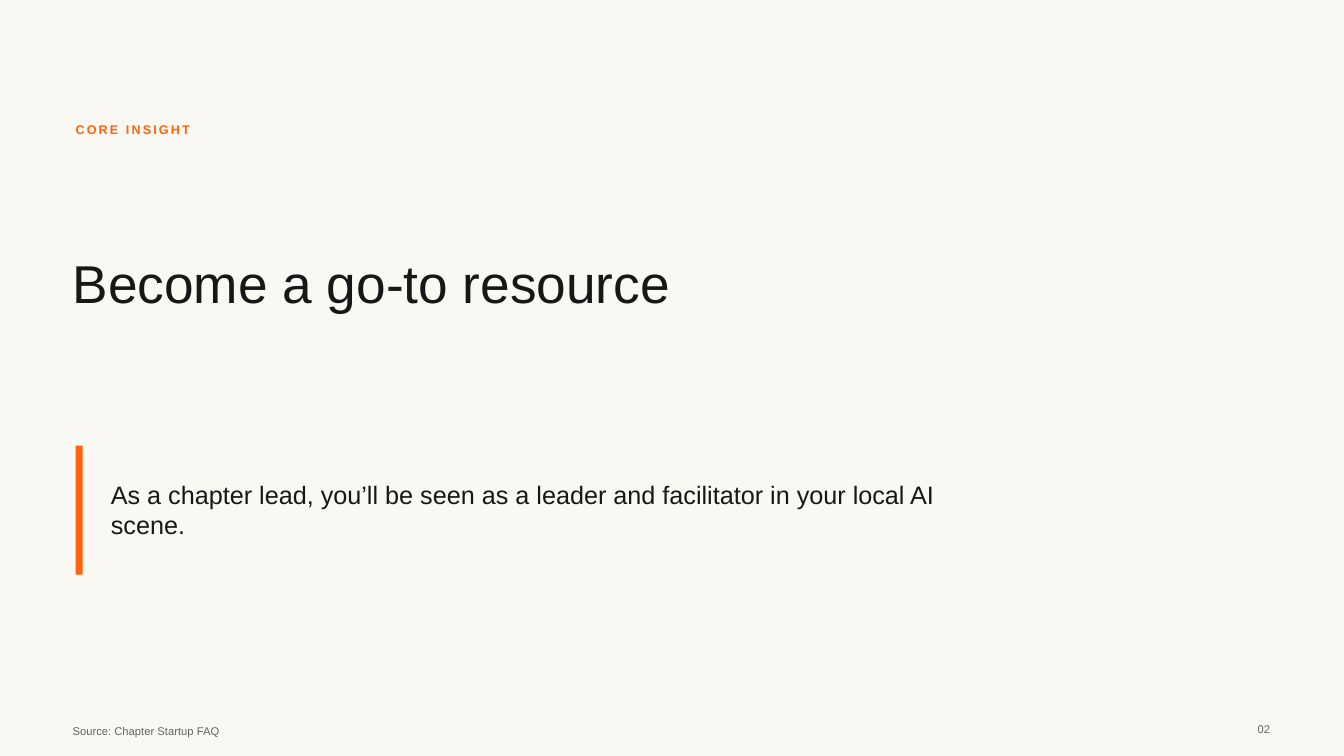
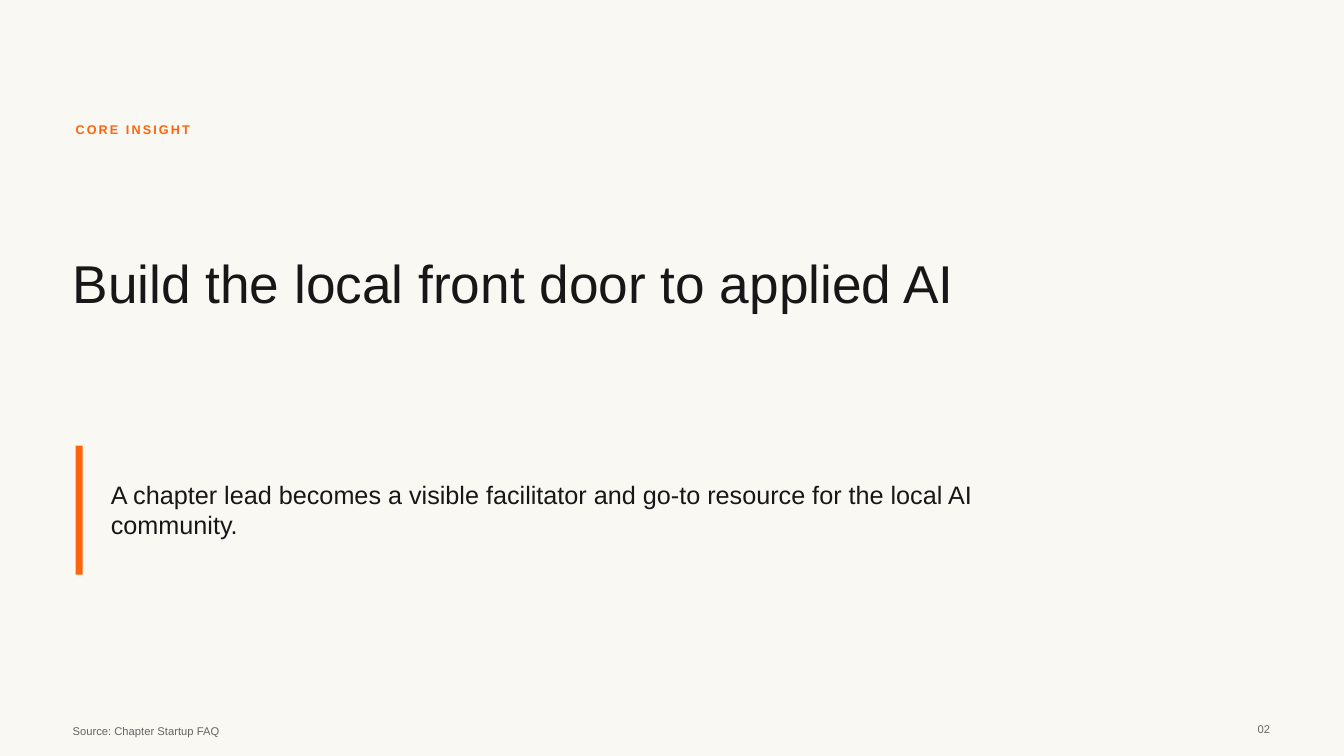
Before and after one commit to daniel-p-green/OAI-Build-Week-2026, a slide deck: slide 2 of outputs/dogfood-ai-collective-chapter-brief/chapter-launch-brief.pptx. Drawn at 1344x756 pixels with LibreOffice and Linux fonts; fonts in the diff are those of the drawing. Boxes give left, top, right and bottom in pixels: in the first picture for what was removed or moved away, otherwise in the second. Text is boxed around its words. In the diff, an @@ line names an element or a change of style, - is before the commit and + after.

```diff
--- a/outputs/dogfood-ai-collective-chapter-brief/chapter-launch-brief.pptx
+++ b/outputs/dogfood-ai-collective-chapter-brief/chapter-launch-brief.pptx
@@ text at (73,264,953,313): text changed @@
-Become a go-to resource
+Build the local front door to applied AI
@@ text at (111,485,972,540): text changed @@
-As a chapter lead, you’ll be seen as a leader and facilitator in your local AI scene.
+A chapter lead becomes a visible facilitator and go-to resource for the local AI community.
```
Also in this commit, not shown: 2 other slides changed, 6 slides added, 2 slides removed, 20 other files.
